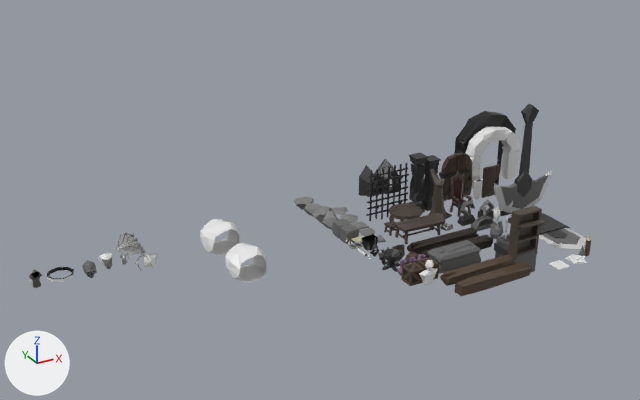
Two versions of the Blender file Models/scene.blend, one commit apart.
Before and after are seen from a 50 mm lens placed at (-42.0, -105.4, 55.1), pointed at (11.8, -7.6, 6.2). Every picture has the same lights, and +X, +Y and +Z are marked at lower left.

The scene before the commit, as lines of its bpy script (objects in view):
```python
me_cylinder_017 = bpy.data.meshes.new('Cylinder.017')
me_cylinder_017.from_pydata(...)  # 77 vertices, 71 faces; spans x -5.5..5.5, y -0.5..0.5, z -15.8..1.4
me_cylinder_017.materials.append(mat_material)  # picture img_palette_tga
me_cylinder_018 = bpy.data.meshes.new('Cylinder.018')
me_cylinder_018.from_pydata(...)  # 29 vertices, 31 faces; spans x -1.29..1.57, y -1.49..1.5, z -1.18..1.18
me_cylinder_022 = bpy.data.meshes.new('Cylinder.022')
me_cylinder_022.from_pydata(...)  # 242 vertices, 432 faces; spans x -1.37..1.4, y -1.04..1.04, z -1.01..1.17
me_cylinder_027 = bpy.data.meshes.new('Cylinder.027')
me_cylinder_027.from_pydata(...)  # 67 vertices, 81 faces; spans x -1.37..1.4, y -1.04..1.04, z -1.01..1.14
me_plane_003 = bpy.data.meshes.new('Plane.003')
me_plane_003.from_pydata(...)  # 81 vertices, 64 faces; spans x -1.0..1.0, y -1.0..1.0, z 0.0
ob_cave = bpy.data.objects.new('Cave', me_cylinder_022)
ob_cave.location = (0.0, 0.0, 0.0)
ob_cave.scale = (2.0, 2.0, 2.0)
ob_cave_001 = bpy.data.objects.new('Cave.001', me_cylinder_027)
ob_cave_001.location = (0.0, -8.8, 0.0)
ob_cave_001.scale = (2.0, 2.0, 2.0)
ob_obstacle_blade = bpy.data.objects.new('Obstacle_Blade', me_cylinder_018)
ob_obstacle_blade.location = (39.2, -29.0, 0.0)
ob_obstacle_blade.scale = (1.0, 1.0, 0.209)
ob_obstacle_swingblade = bpy.data.objects.new('Obstacle_SwingBlade', me_cylinder_017)
ob_obstacle_swingblade.location = (42.3, -14.1, 15.6)
ob_plane_8x8 = bpy.data.objects.new('Plane_8x8', me_plane_003)
ob_plane_8x8.location = (36.1, -29.2, 0.0)
# also in view: 'Wood_Cylinder' at (26.6, -16.1, 0.0); 'Pillar_Square' at (31.7, -5.6, 4.0); 'Door_Frame' at (46.6, -1.7, 4.6); 'DoorEdge' at (47.1, 0.7, 5.4); 'Grave_Base' at (24.1, -22.1, 0.9)
```
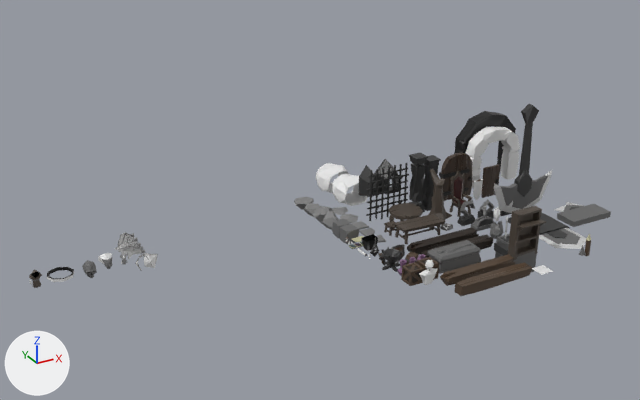
Location of each change, (x1, y1, x2, y2) in pixels of the pictures (640 x 400 px):
```json
{"object": "Cave.001", "change": "moved", "before": [225, 243, 268, 283], "after": [331, 174, 367, 206]}
{"object": "Cave", "change": "moved", "before": [200, 219, 241, 256], "after": [316, 163, 350, 194]}
{"object": "Obstacle_SpinBlade_Base", "change": "added", "after": [557, 204, 611, 227]}
{"object": "Plane_8x8", "change": "moved", "before": [548, 260, 569, 269], "after": [532, 265, 553, 275]}
{"object": "Obstacle_Blade", "change": "deleted", "before": [564, 254, 587, 264]}
{"object": "Obstacle_SpinBlade", "change": "added", "after": [554, 202, 583, 212]}
```

Edits to the scene script, one JSON object a line:
```json
{"op": "add", "block": "me_cube_064", "code": ["me_cube_064 = bpy.data.meshes.new('Cube.064')", "me_cube_064.from_pydata(...)  # 40 vertices, 38 faces; spans x -3.68..3.68, y -3.44..-0.01, z -0.44..0.44", "me_cube_064.materials.append(mat_material)  # picture img_palette_tga"]}
{"op": "add", "block": "me_cylinder_018_1", "code": ["me_cylinder_018_1 = bpy.data.meshes.new('Cylinder.018')", "me_cylinder_018_1.from_pydata(...)  # 29 vertices, 31 faces; spans x -2.77..3.38, y -3.2..3.23, z -0.25..0.25", "me_cylinder_018_1.materials.append(mat_material)  # picture img_palette_tga"]}
{"op": "remove", "block": "ob_obstacle_blade", "code": ["ob_obstacle_blade = bpy.data.objects.new('Obstacle_Blade', me_cylinder_018)", "ob_obstacle_blade.location = (39.2, -29.0, 0.0)", "ob_obstacle_blade.scale = (1.0, 1.0, 0.209)"]}
{"op": "set", "path": "ob_plane_8x8.location", "old": "(36.1, -29.2, 0.0)", "new": "(33.2, -29.2, 0.0)"}
{"op": "set", "path": "ob_cave.location", "old": "(0.0, 0.0, 0.0)", "new": "(24.6, 11.3, 0.0)"}
{"op": "set", "path": "ob_cave_001.location", "old": "(0.0, -8.8, 0.0)", "new": "(24.6, 6.0, 0.0)"}
{"op": "add", "block": "ob_obstacle_spinblade_base", "code": ["ob_obstacle_spinblade_base = bpy.data.objects.new('Obstacle_SpinBlade_Base', me_cube_064)", "ob_obstacle_spinblade_base.location = (50.3, -17.3, 0.0)"]}
{"op": "add", "block": "ob_obstacle_spinblade", "code": ["ob_obstacle_spinblade = bpy.data.objects.new('Obstacle_SpinBlade', me_cylinder_018_1)", "ob_obstacle_spinblade.location = (50.4, -17.4, 0.1)"]}
```
